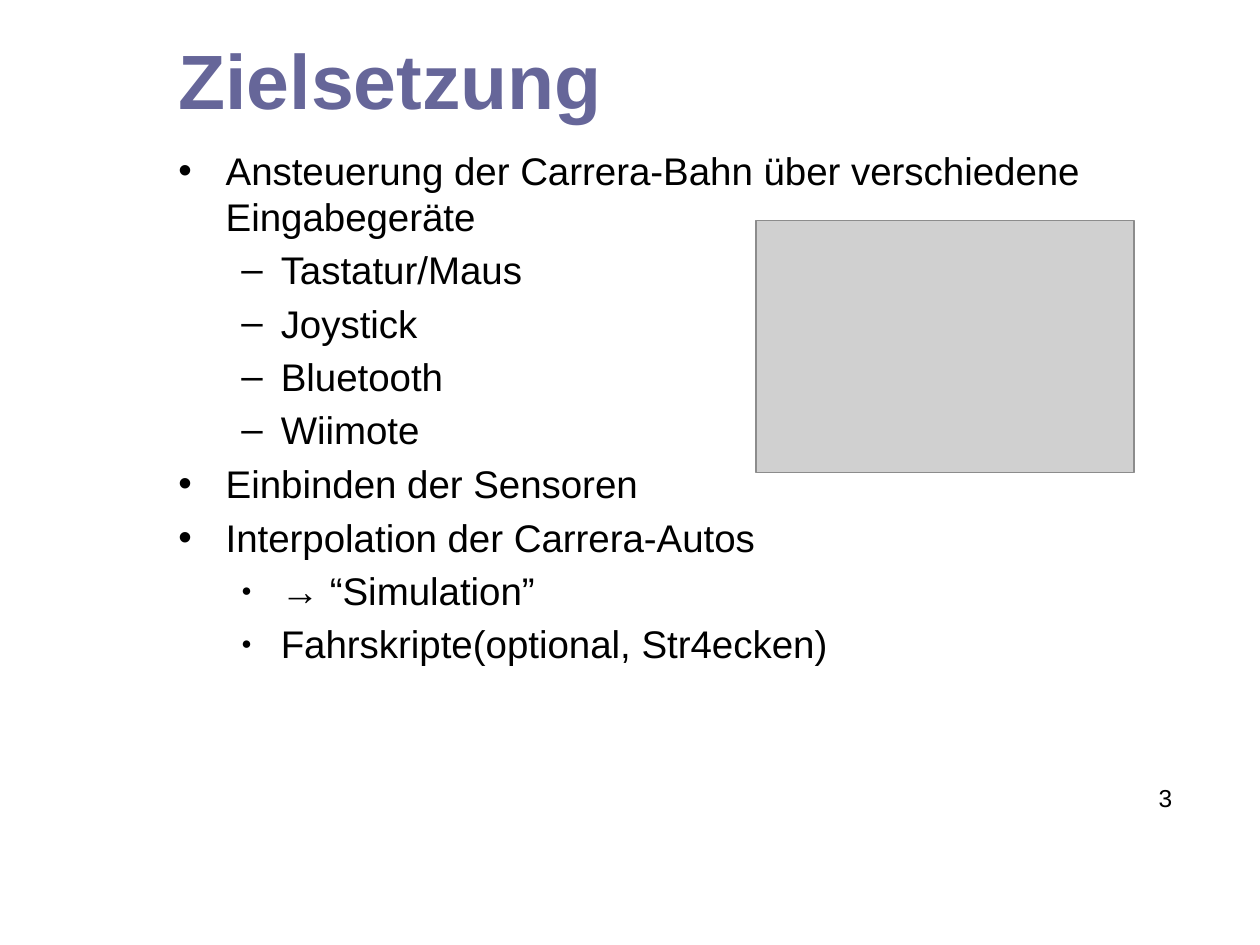
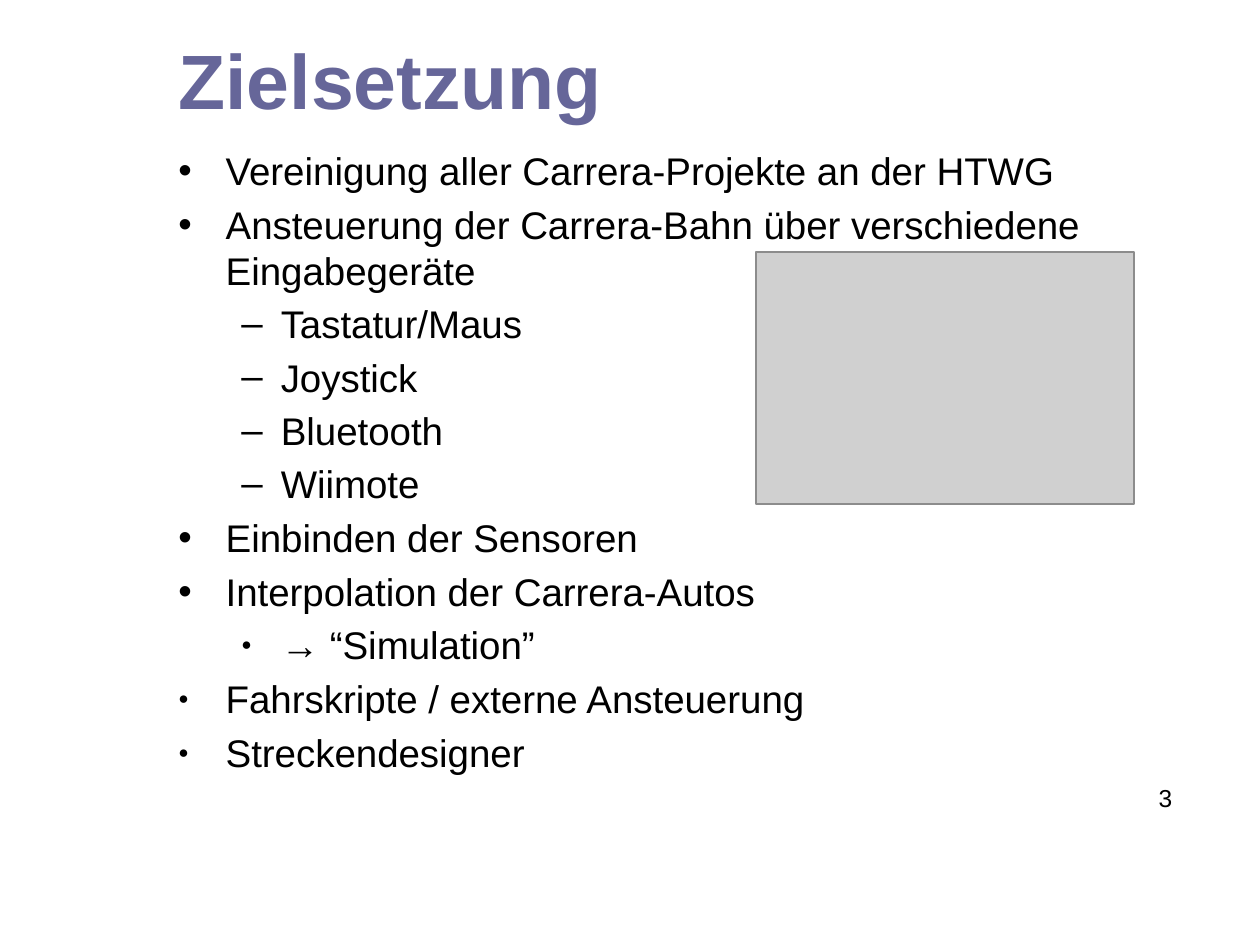
Before and after one commit to hheimbuerger/jacavi, a slide deck: slide 3 of docs/presentation documents/Abschlusspräsentation_JaCaVi.odp. Drawn at 1260x945 pixels with LibreOffice and Linux fonts; fonts in the diff are those of the drawing; grey boxes stand for pictures; background and template pictures are left out. Boxes give left, top, right and bottom in pixels: in the first picture for what was removed or moved away, otherwise in the second. Text is boxed around its words. In the diff, an @@ line names an element or a change of style, - is before the commit and + after.

```diff
--- a/docs/presentation documents/Abschlusspräsentation_JaCaVi.odp
+++ b/docs/presentation documents/Abschlusspräsentation_JaCaVi.odp
@@ text at (226, 157, 1054, 193): paragraph added @@
+• Vereinigung aller Carrera-Projekte an der HTWG
@@ picture: place and size @@
-picture at (756, 220, 1134, 472)
+picture at (756, 252, 1134, 504)
@@ text at (226, 685, 804, 775): text changed @@
-  ● Fahrskripte(optional, Str4ecken)
+● Fahrskripte / externe Ansteuerung
+● Streckendesigner
```
Also in this commit, not shown: 4 other slides changed, 7 slides added, 1 slide removed.
